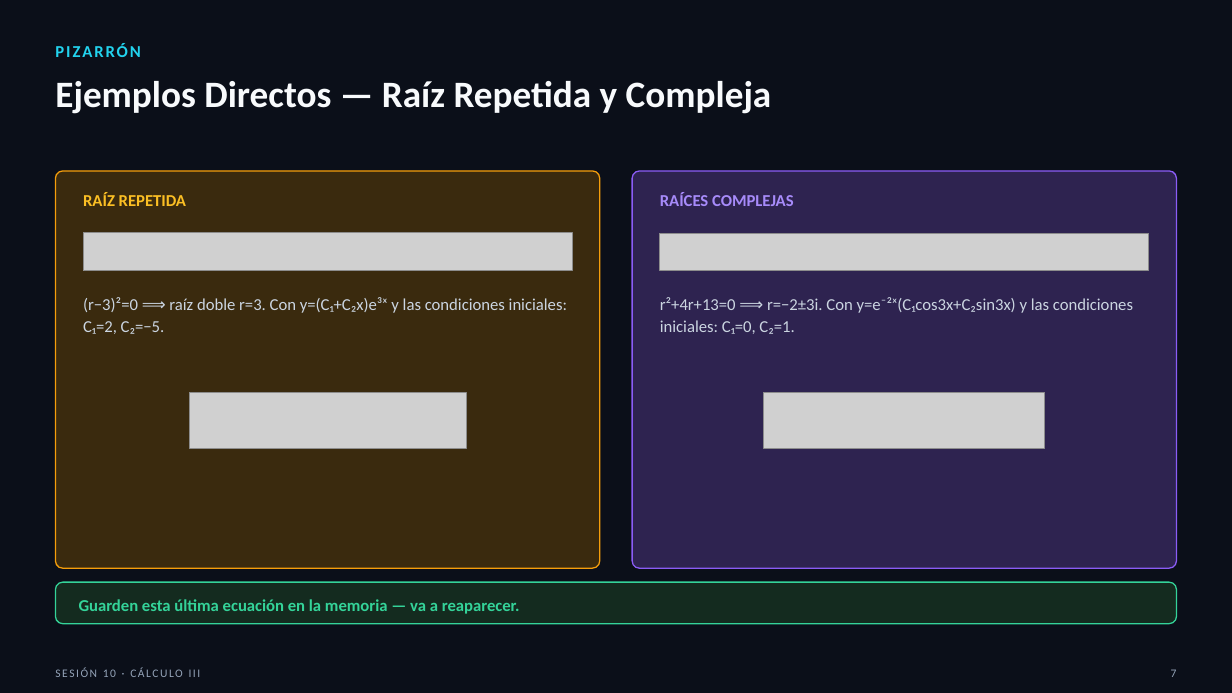
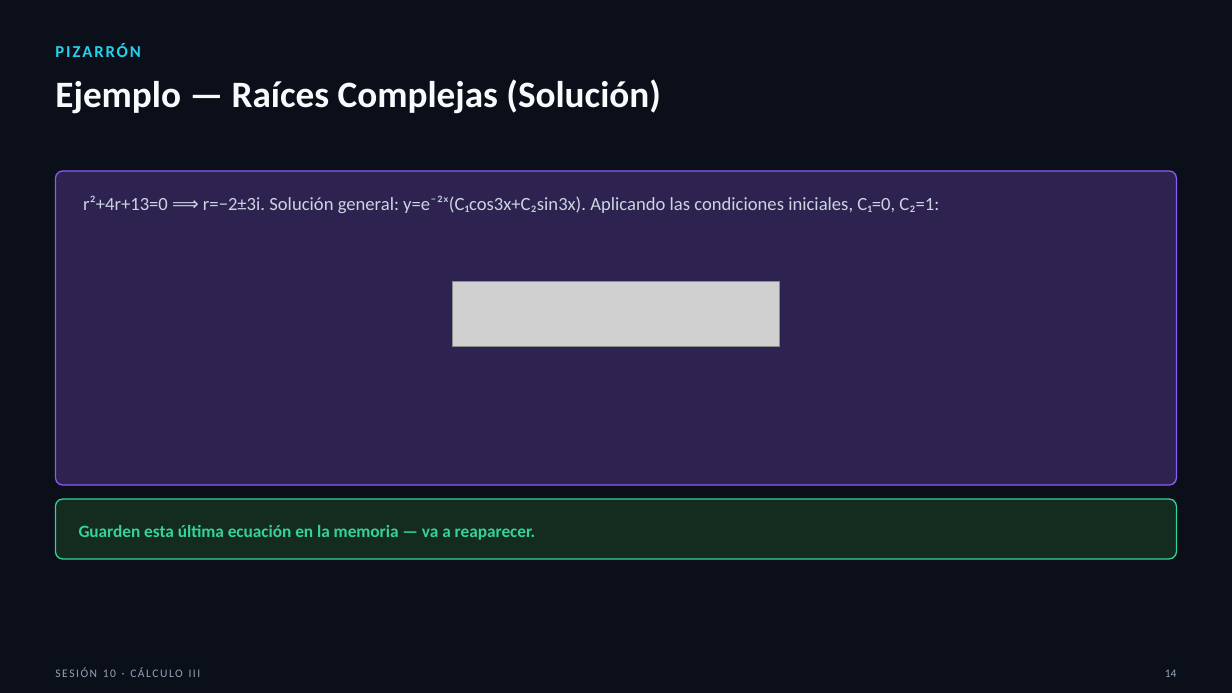
Before and after one commit to SernaEd/FirmsSimulationClass, a slide deck: slide 14 of sesion10/Sesion10_Metodos_de_Solucion.pptx (slide 7 before the commit). Drawn at 1232x693 pixels with LibreOffice and Linux fonts; fonts in the diff are those of the drawing; grey boxes stand for pictures. Boxes give left, top, right and bottom in pixels: in the first picture for what was removed or moved away, otherwise in the second. Text is boxed around its words. In the diff, an @@ line names an element or a change of style, - is before the commit and + after.

```diff
--- a/sesion10/Sesion10_Metodos_de_Solucion.pptx
+++ b/sesion10/Sesion10_Metodos_de_Solucion.pptx
@@ text at box(55, 79, 661, 114): text changed @@
-Ejemplos Directos — Raíz Repetida y Compleja
+Ejemplo — Raíces Complejas (Solución)
@@ rounded rectangle at box(55, 171, 1177, 485): proportions changed @@
@@ rounded rectangle: place and size @@
-rounded rectangle at box(632, 171, 1177, 568)
+rounded rectangle at box(55, 171, 1177, 485)
@@ rounded rectangle removed at box(55, 171, 600, 568) @@
@@ text at box(83, 195, 939, 213): text changed; size 13 to 14.5 pt @@
-r²+4r+13=0 ⟹ r=−2±3i. Con y=e⁻²ˣ(C₁cos3x+C₂sin3x) y las condiciones iniciales: C₁=0, C₂=1.
+r²+4r+13=0 ⟹ r=−2±3i. Solución general: y=e⁻²ˣ(C₁cos3x+C₂sin3x). Aplicando las condiciones iniciales, C₁=0, C₂=1:
@@ text removed at box(83, 192, 186, 206) @@
-RAÍZ REPETIDA
@@ text removed at box(660, 192, 794, 206) @@
-RAÍCES COMPLEJAS
@@ picture removed at box(83, 233, 572, 271) @@
@@ picture removed at box(660, 233, 1149, 270) @@
@@ text removed at box(83, 297, 567, 334) @@
-(r−3)²=0 ⟹ raíz doble r=3. Con y=(C₁+C₂x)e³ˣ y las condiciones iniciales: C₁=2, C₂=−5.
@@ picture: place and size @@
-picture at box(764, 393, 1045, 448)
+picture at box(452, 282, 780, 347)
@@ picture removed at box(189, 393, 467, 448) @@
@@ rounded rectangle: place and size @@
-rounded rectangle at box(55, 582, 1177, 624)
+rounded rectangle at box(55, 499, 1177, 559)
@@ rounded rectangle at box(55, 499, 1177, 559): proportions changed @@
@@ text "Guarden esta última ecuación en ...": place and size @@
-text "Guarden esta última ecuación en ..." at box(79, 599, 520, 614)
+text "Guarden esta última ecuación en ..." at box(79, 525, 536, 540)
@@ text "Guarden esta última ecuación en ..." at box(79, 525, 536, 540): size 13 to 13.5 pt @@
@@ text at box(1165, 669, 1177, 677): text changed @@
-7
+14
```
Also in this commit, not shown: 15 other slides changed, 9 slides added, 2 other files.
